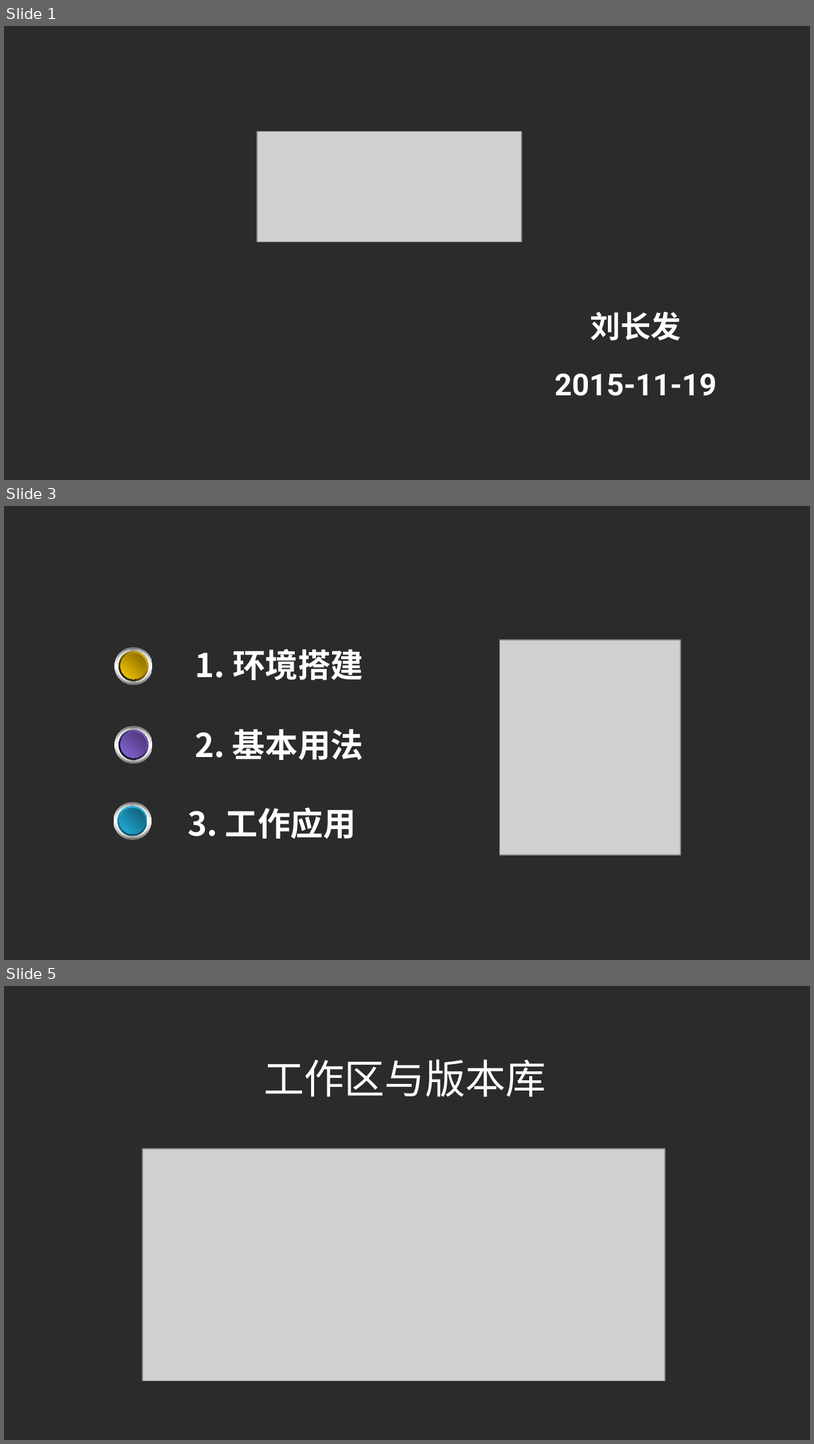
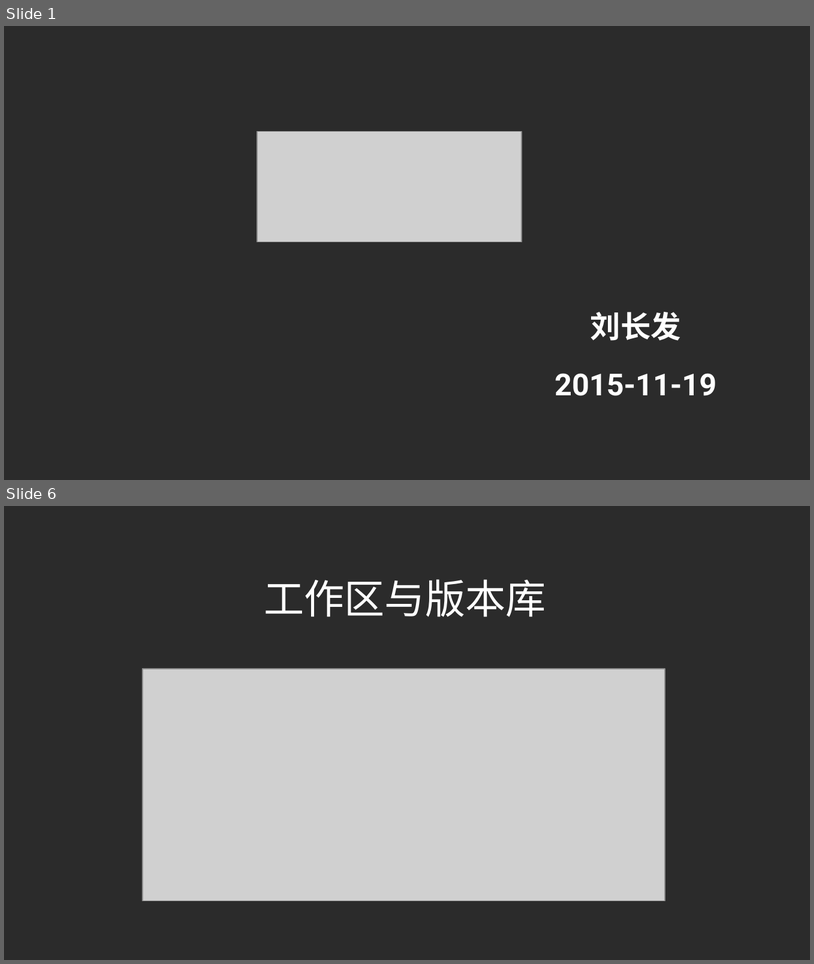
Before and after one commit to liuchangfa/workplace, a slide deck: training/Git/Git.ppt. Shown one above the other, each under a label of ours: slides 1, 3 and 5 before the commit, slides 1 and 6 after it; the slides between them are not shown. The pictures are 814x1444 and 814x964 pixels, drawn with LibreOffice and Linux fonts; fonts in the diff are those of the drawing; grey boxes stand for pictures; background and template pictures are left out; a plain dark background stands for a picture behind light text. Boxes give left, top, right and bottom in pixels: in the first picture for what was removed or moved away, otherwise in the second. Text is boxed around its words. In the diff, an @@ line names an element or a change of style, - is before the commit and + after.

```diff
--- a/training/Git/Git.ppt
+++ b/training/Git/Git.ppt
@@ slide 3 removed at [4,506,810,960], background picture (left out) @@
@@ text removed at [195,649,363,680] @@
-1. 环境搭建
@@ picture removed at [500,640,681,855] @@
@@ group removed at [114,648,153,685]: 6 ellipses @@
@@ group removed at [114,726,153,763]: 6 ellipses @@
@@ text removed at [195,729,363,760] @@
-2. 基本用法
@@ group removed at [114,802,152,840]: 6 ellipses @@
@@ text removed at [188,807,356,838] @@
-3. 工作应用
@@ what was slide 5 is now slide 6 @@
```
Also in this commit, not shown: 3 slides changed, 8 slides added, 6 other slides removed.
